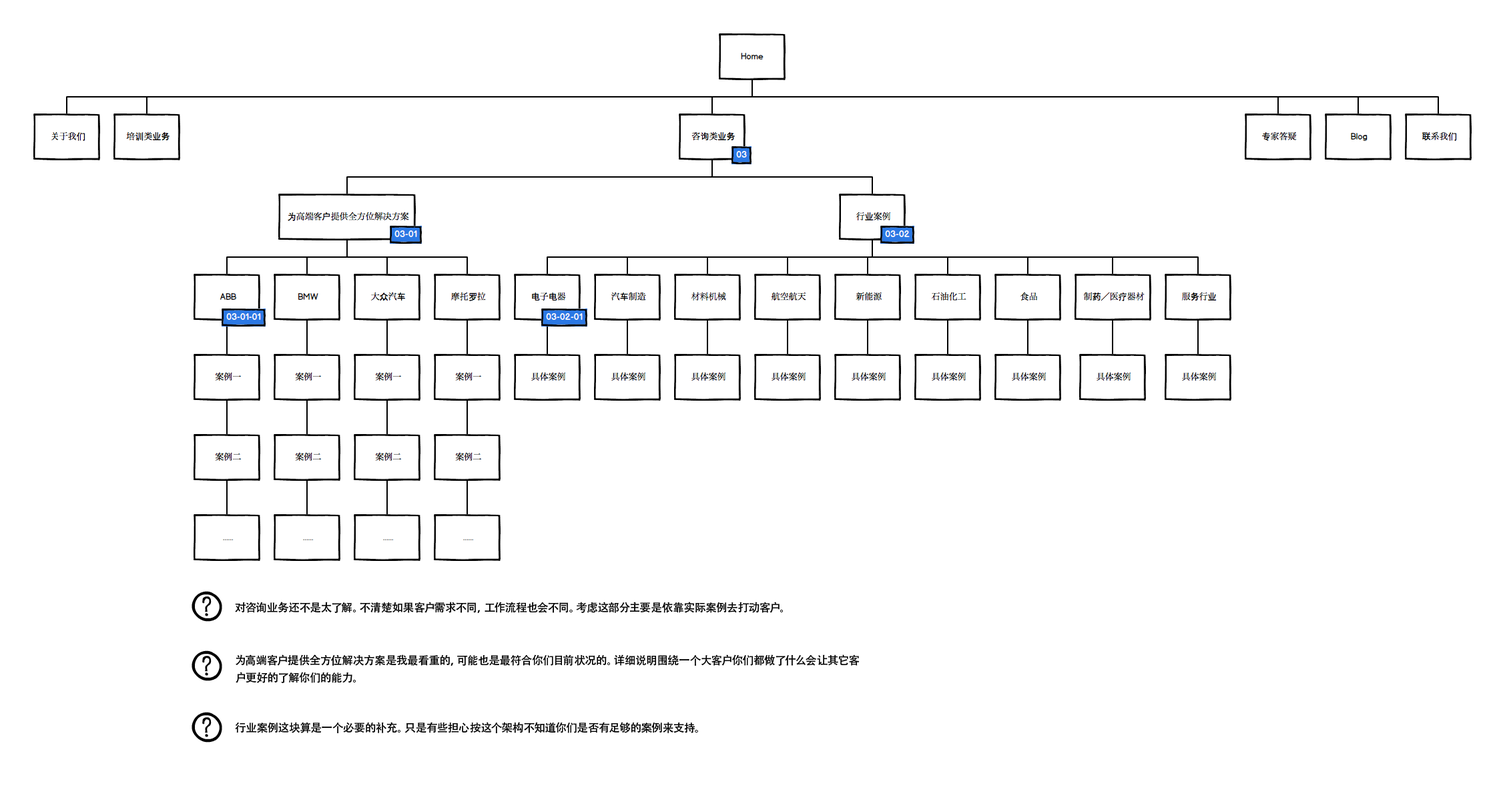
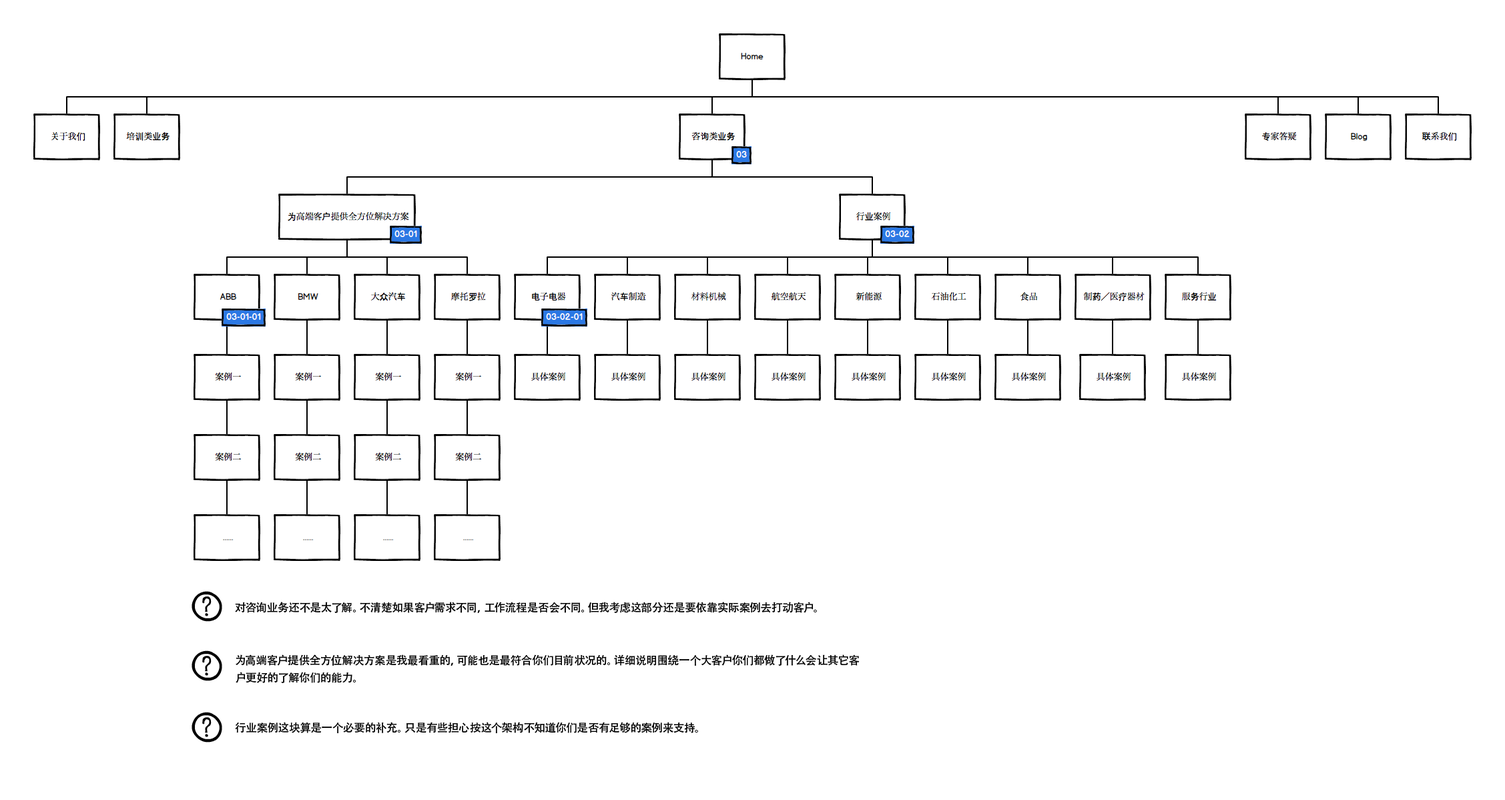
Two versions of the same layered image (1505 × 800). Layer-by-layer changes:
renamed "对咨询业务还不是太了解。不清楚如果客户需求不同，工作流程也会不同。考虑这部分主要是依靠实际案例去打动客户。" to "对咨询业务还不是太了解。不清楚如果客户需求不同，工作流程是否会不同。但我考虑这部分还是要依靠实际案例去打动客户。", painted on it over [527, 601, 817, 613]
